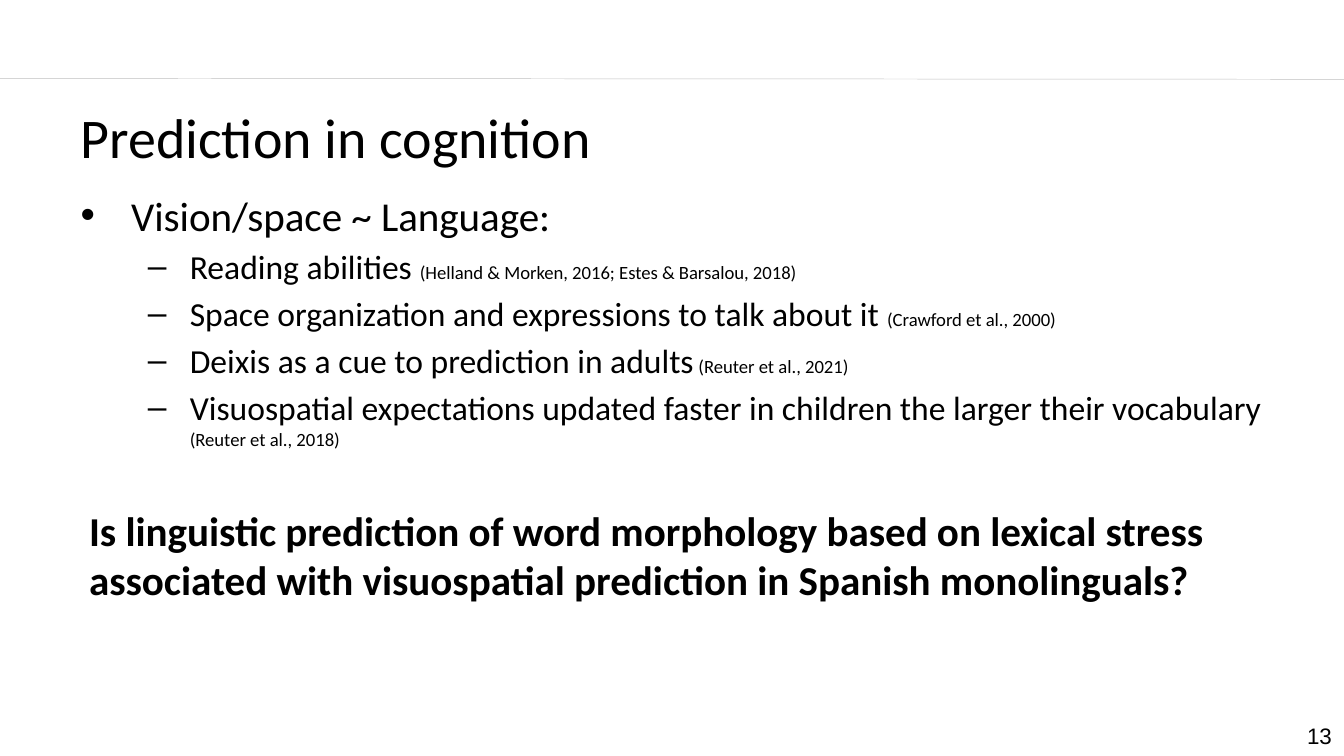
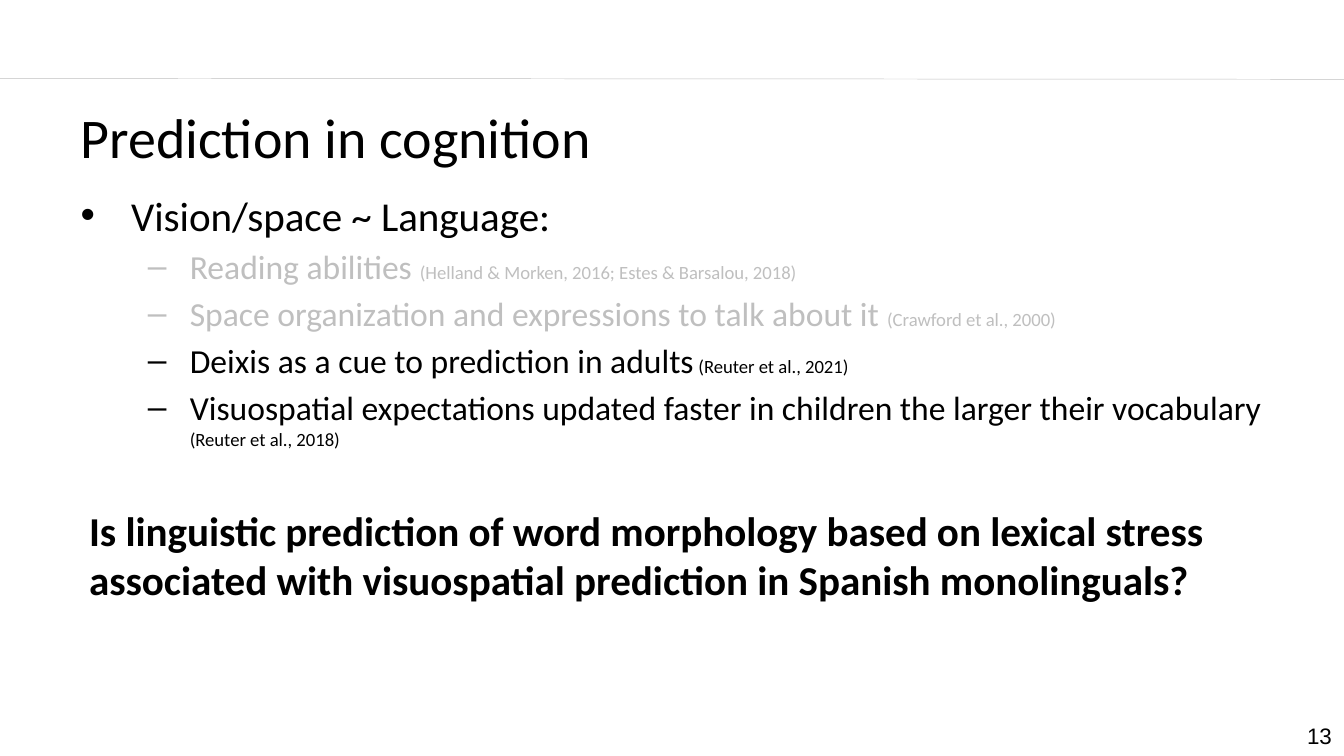
Before and after one commit to laurafdeza/Dissertation, a slide deck: slide 13 of ru_defense_slides.pptx. Drawn at 1344x756 pixels with LibreOffice and Linux fonts; fonts in the diff are those of the drawing; background and template pictures are left out. Boxes give left, top, right and bottom in pixels: in the first picture for what was removed or moved away, otherwise in the second. Text is boxed around its words. In the diff, an @@ line names an element or a change of style, - is before the commit and + after.

```diff
--- a/ru_defense_slides.pptx
+++ b/ru_defense_slides.pptx
@@ text at [190,256,1055,332]: text colour #000000 to #BFBFBF in "Reading abilities (Helland & Morken, 2016; Estes ...", "Space organization and expressions to talk about ..." @@
```
Also in this commit, not shown: 5 other slides changed.
